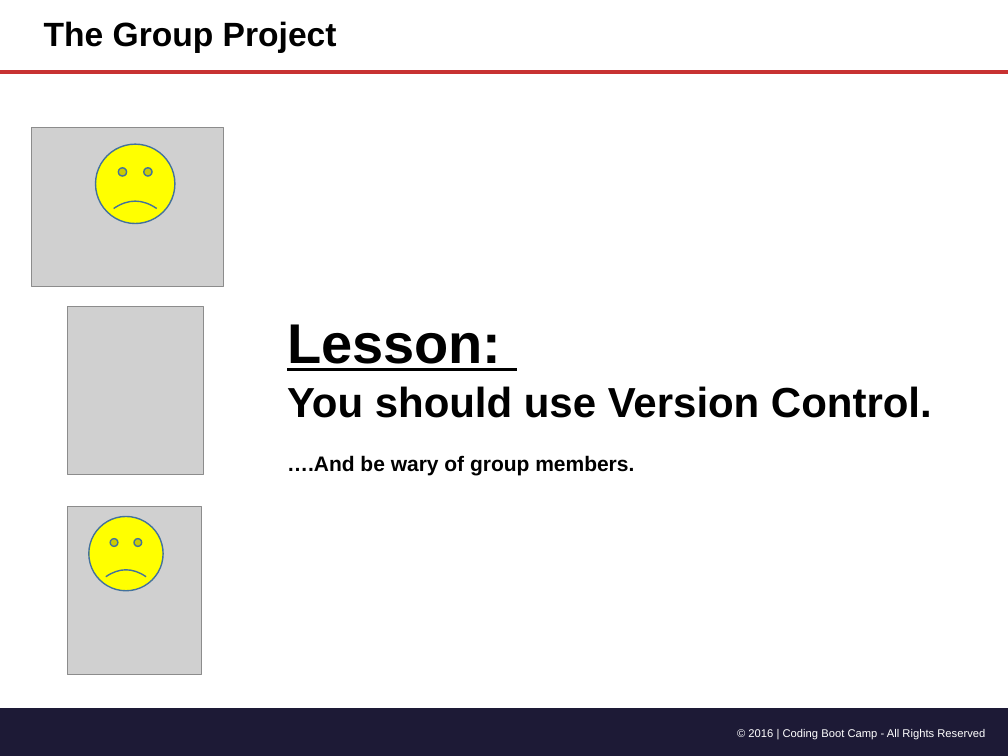
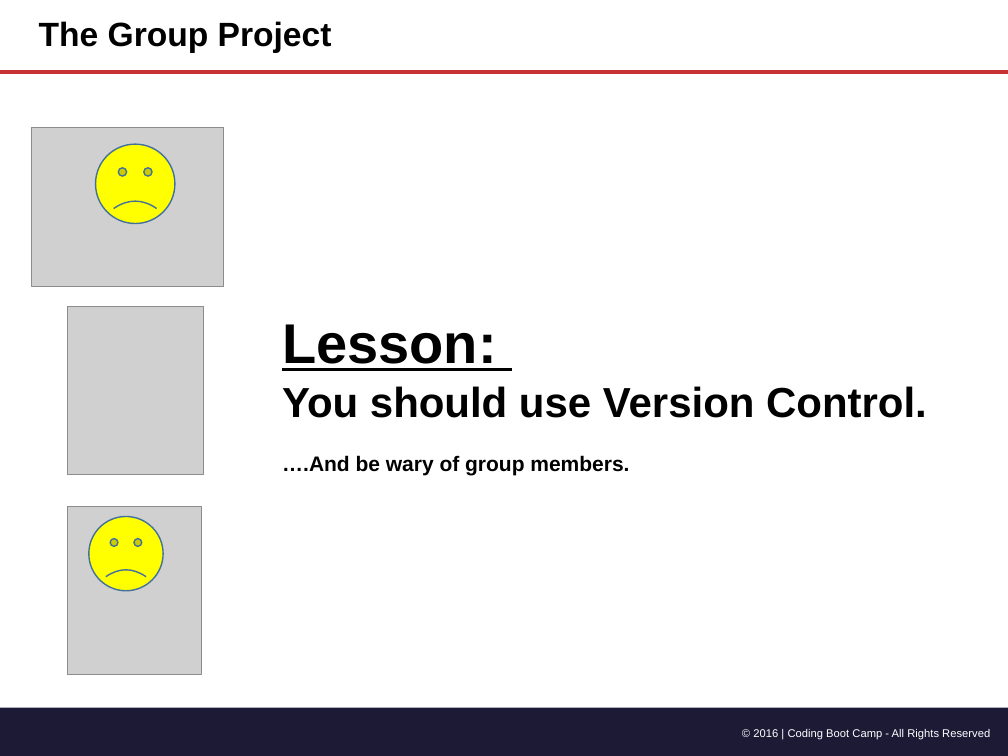
Before and after one commit to andwele/sequelizedBurger, a slide deck: slide 19 of 01-html-css-three-days/1-Class-Content/1.2/Slide-Shows/Gitn_Pro_HTML_CSS.pptx. Drawn at 1008x756 pixels with LibreOffice and Linux fonts; fonts in the diff are those of the drawing; grey boxes stand for pictures. Boxes give left, top, right and bottom in pixels: in the first picture for what was removed or moved away, otherwise in the second. Text is boxed around its words. In the diff, an @@ line names an element or a change of style, - is before the commit and + after.

Commit message:
Updated Slideshow for Lesson 2

```diff
--- a/01-html-css-three-days/1-Class-Content/1.2/Slide-Shows/Gitn_Pro_HTML_CSS.pptx
+++ b/01-html-css-three-days/1-Class-Content/1.2/Slide-Shows/Gitn_Pro_HTML_CSS.pptx
@@ title "The Group Project": place and size @@
-title "The Group Project" at <box>44,21,337,53</box>
+title "The Group Project" at <box>39,21,332,53</box>
@@ text "Lesson:": place and size @@
-text "Lesson:" at <box>287,324,932,476</box>
+text "Lesson:" at <box>282,324,927,476</box>
@@ text "© 2016 | Coding Boot ...": place and size @@
-text "© 2016 | Coding Boot ..." at <box>748,729,985,739</box>
+text "© 2016 | Coding Boot ..." at <box>753,729,990,739</box>
```
Also in this commit, not shown: 54 other slides changed.
